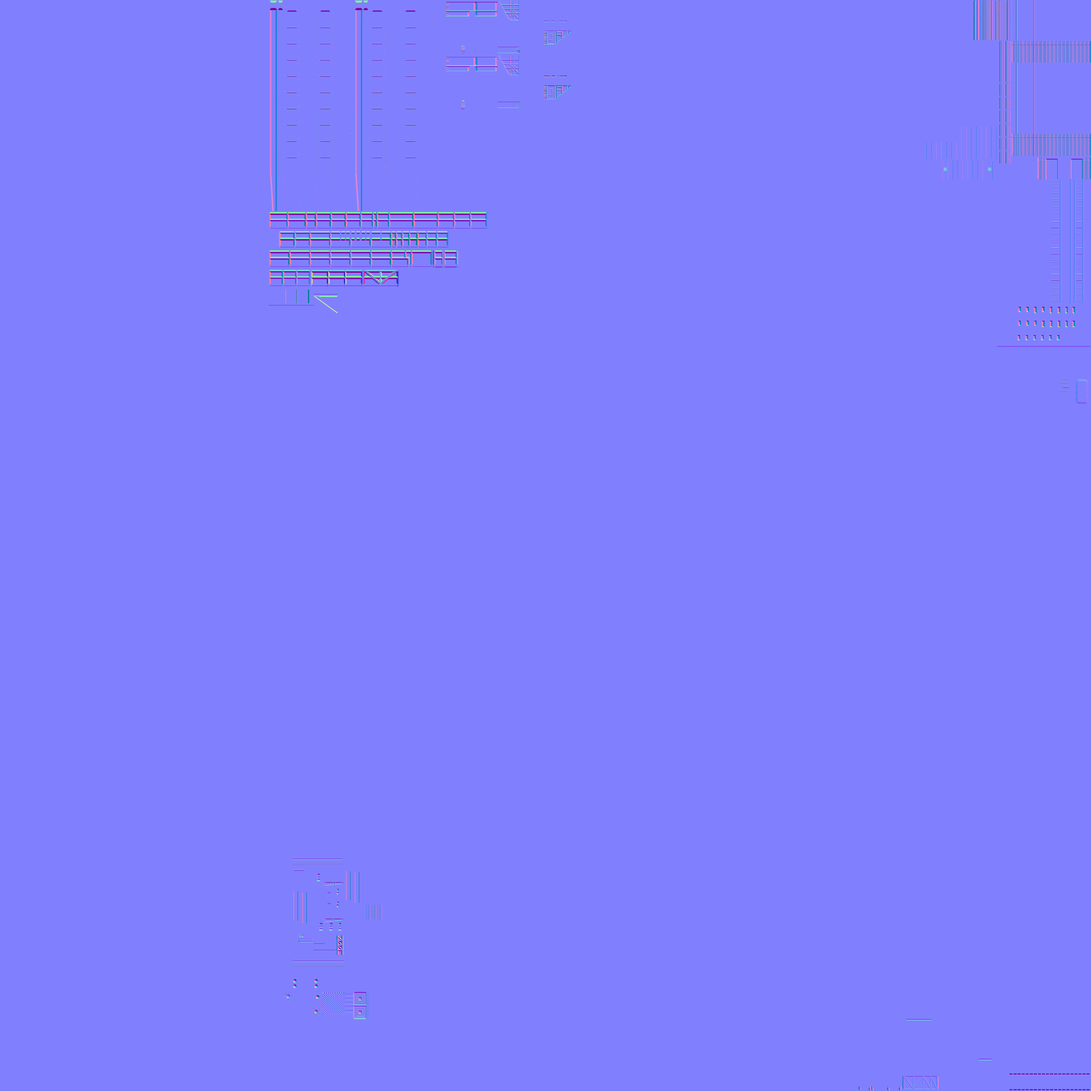
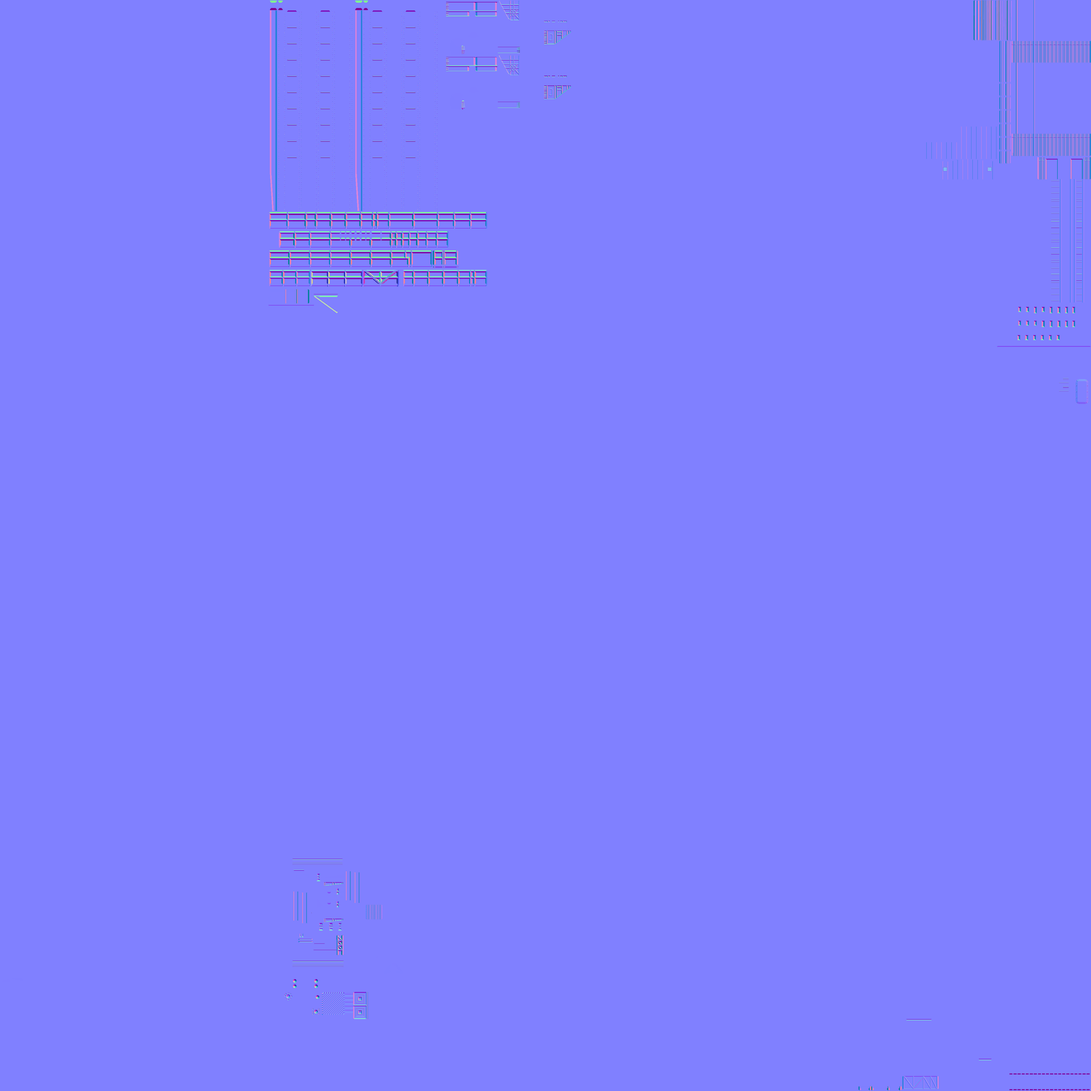
Before/after of a 1091x1091 layered artwork. What changed in the layer stack:
painted on "bake_4096.png" over [403, 269, 488, 287]
